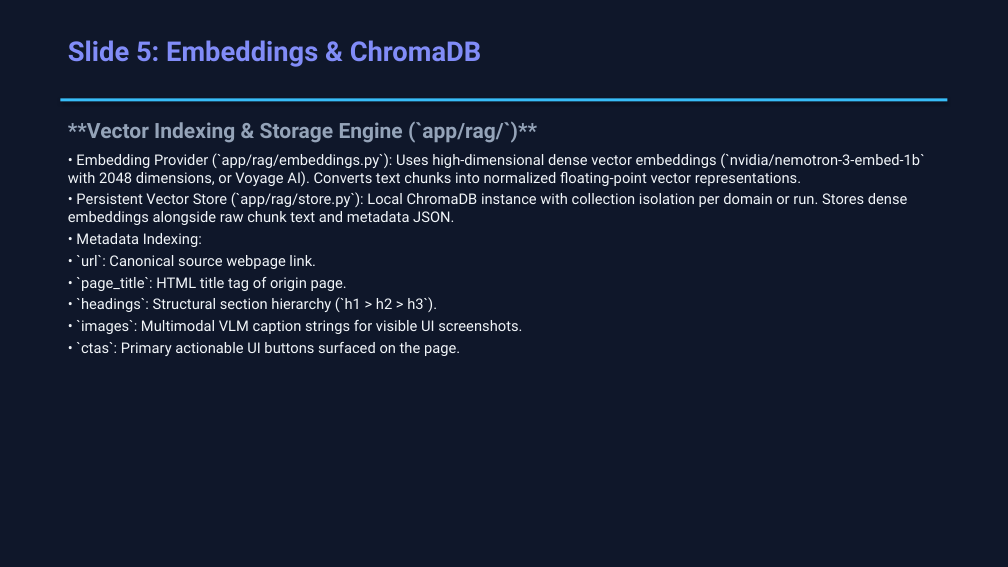
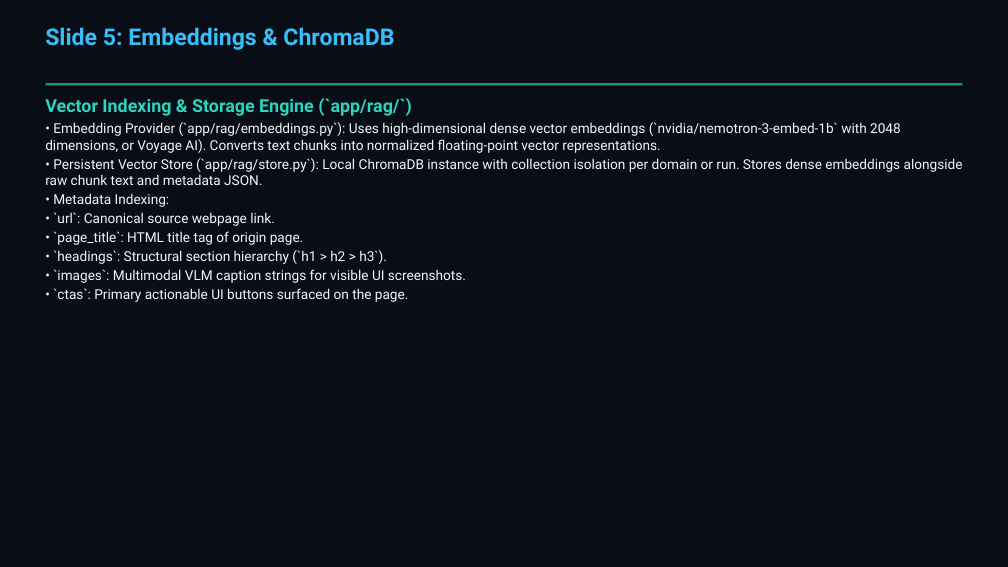
Before and after one commit to keshav9926/First-Impression-, a slide deck: slide 6 of presentation.pptx. Drawn at 1008x567 pixels with LibreOffice and Linux fonts; fonts in the diff are those of the drawing. Boxes give left, top, right and bottom in pixels: in the first picture for what was removed or moved away, otherwise in the second. Text is boxed around its words. In the diff, an @@ line names an element or a change of style, - is before the commit and + after.

Commit message:
fix(presentation): update theme to Teal/Sky, fix slide overflow bounds, add links & presenter attribution (~ Keshav)

```diff
--- a/presentation.pptx
+++ b/presentation.pptx
@@ rectangle at [0, 0, 1008, 567]: fill #0F172A to #090D16 @@
@@ text "Slide 5: Embeddings & ChromaDB": place and size @@
-text "Slide 5: Embeddings & ChromaDB" at [68, 40, 482, 67]
+text "Slide 5: Embeddings & ChromaDB" at [45, 27, 394, 50]
@@ text "Slide 5: Embeddings & ChromaDB" at [45, 27, 394, 50]: size 26 to 22 pt, text colour #818CF8 to #38BDF8 @@
@@ rectangle: place and size @@
-rectangle at [60, 98, 948, 101]
+rectangle at [45, 83, 963, 85]
@@ rectangle at [45, 83, 963, 85]: fill #38BDF8 to #0D9488 @@
@@ text at [45, 98, 412, 116]: text changed; size 20 to 17 pt; text colour #94A3B8 to #2DD4BF @@
-**Vector Indexing & Storage Engine (`app/rag/`)**
+Vector Indexing & Storage Engine (`app/rag/`)
@@ text "Vector Indexing & Storage Engine ...": place and size @@
-text "Vector Indexing & Storage Engine ..." at [68, 122, 924, 356]
+text "Vector Indexing & Storage Engine ..." at [45, 98, 963, 302]
@@ text at [45, 122, 963, 302]: size 14 to 13 pt; less space between paragraphs @@
```
Also in this commit, not shown: 19 other slides changed, 3 other files.
